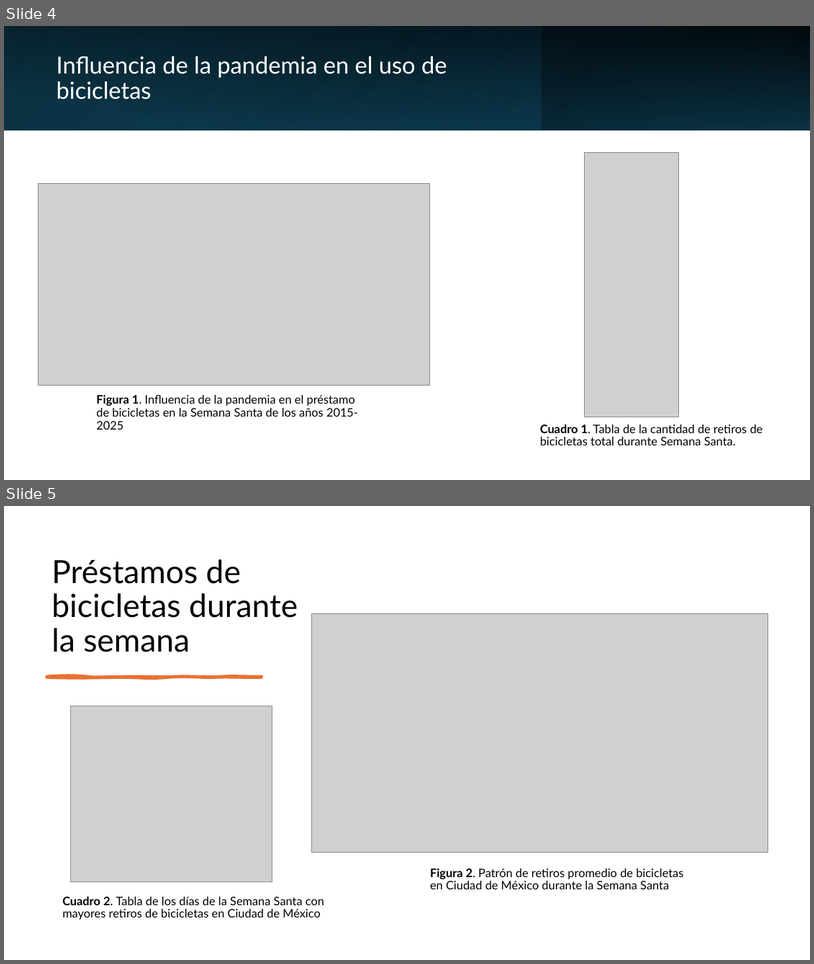
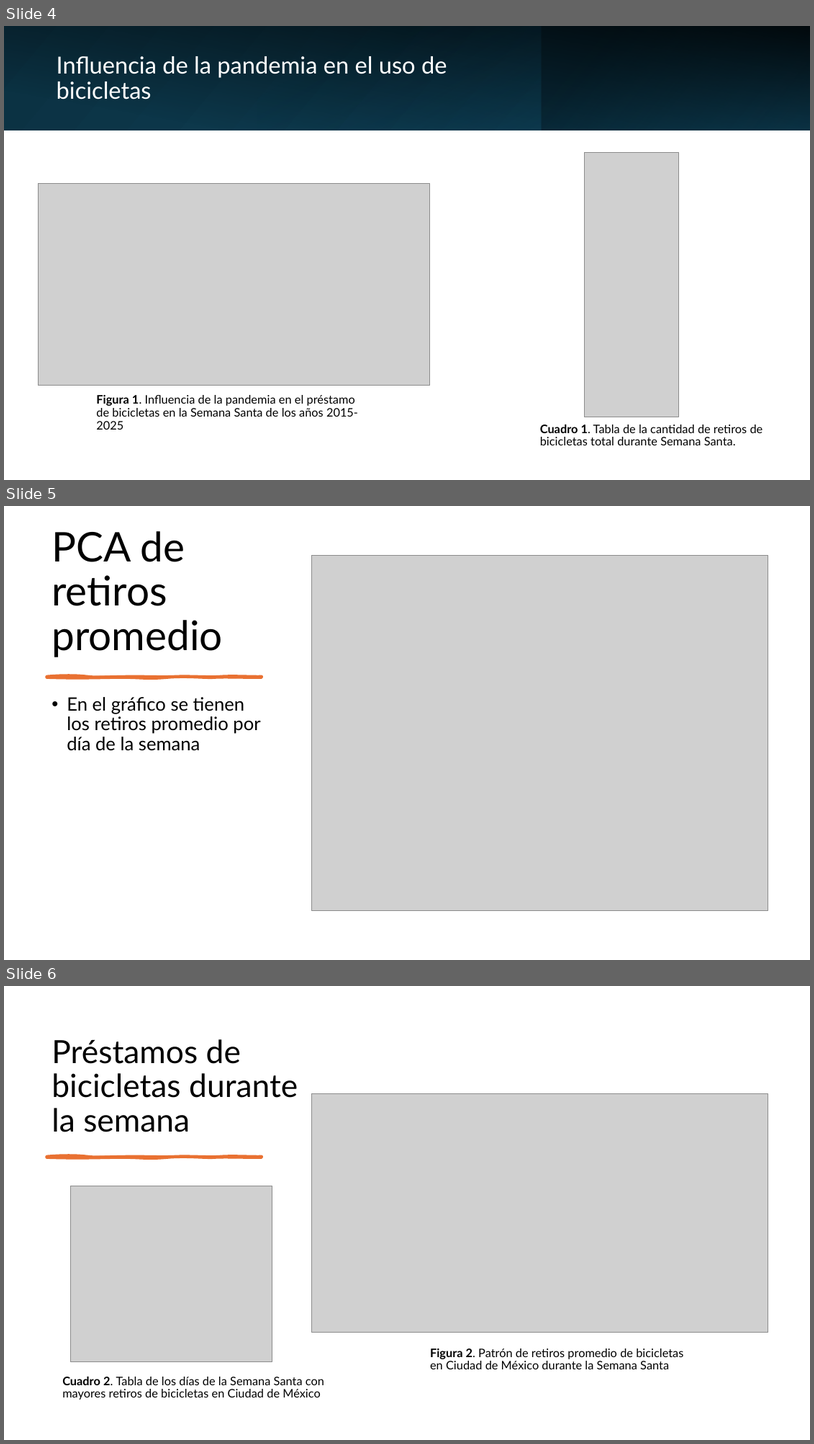
Before and after one commit to Ari-Castellanos/Proyecto-1-Seminario-2, a slide deck: Proyecto1_Seminario2.pptx. Shown one above the other, each under a label of ours: slides 4 and 5 before the commit, slides 4, 5 and 6 after it. The pictures are 814x964 and 814x1444 pixels, drawn with LibreOffice and Linux fonts; fonts in the diff are those of the drawing; grey boxes stand for pictures. Boxes give left, top, right and bottom in pixels: in the first picture for what was removed or moved away, otherwise in the second. Text is boxed around its words. In the diff, an @@ line names an element or a change of style, - is before the commit and + after.

```diff
--- a/Proyecto1_Seminario2.pptx
+++ b/Proyecto1_Seminario2.pptx
@@ slide 5 added at [4,506,810,960], background #FFFFFF @@
@@ title added at [52,531,223,657], 48.6 pt, text #000000 @@
+PCA de retiros promedio
@@ picture added at [312,555,769,910] @@
@@ freeform shape added at [46,676,262,677], fill #E97132, outline #E97132 3 pt @@
@@ text added at [67,697,260,751], 22 pt, text #000000 @@
+• En el gráfico se tienen los retiros promedio por día de la semana
@@ what was slide 5 is now slide 6 @@
```
Also in this commit, not shown: 3 slides changed.
